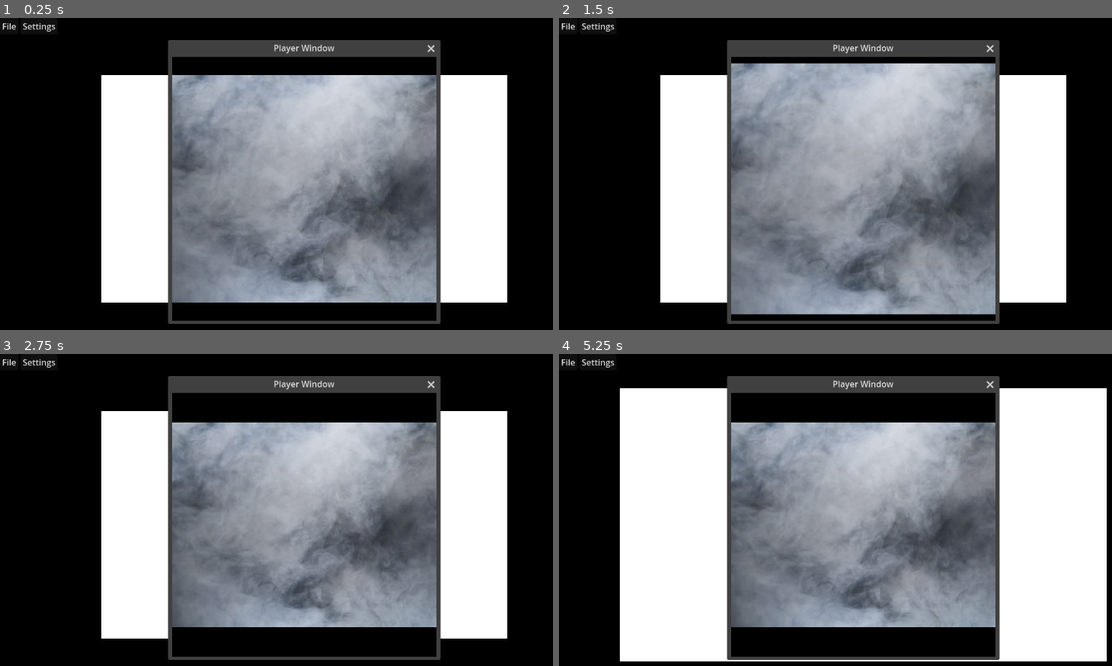
Above: before the commit, frames 1-4 (two rows, left to right).
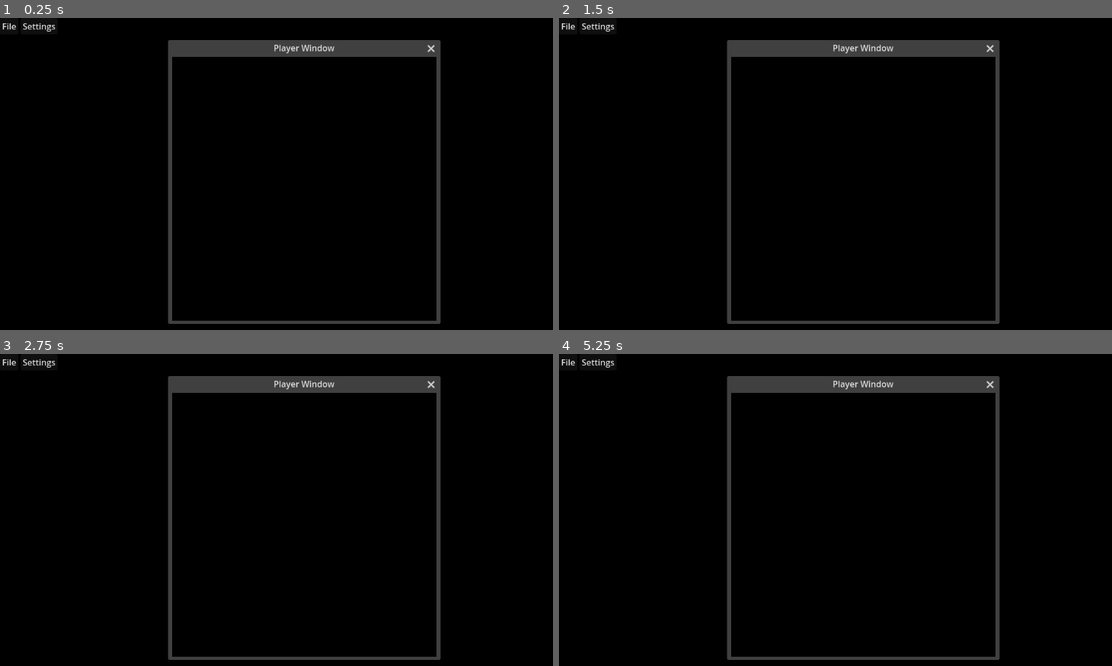
Above: after the commit, the same moments.

Repository: degus-jr/minifog
Game: Godot game, scene res://root.tscn
Two runs of this game, one before a commit and one after it. Both use one fixed random seed, a clock stepped at 60 frames per second and the inputs below.
Inputs (mouse positions are in pixels of both pictures, inside the frame that each line leads up to):
- Up to frame 1 (0.25 s): no input
- Up to frame 2 (1.5 s): tap Enter at 0.5 s; move the mouse to (995, 170) at 0.52 s; hold Shift (mod) 0.53-1.28 s; click (995, 170) at 0.67 s; tap Mouse wheel up (zoom_in) at 0.8, 1.35 s; tap Space at 1.25 s; move the mouse to (741, 205) at 1.27 s; click (741, 205) at 1.42 s
- Up to frame 3 (2.75 s): tap Mouse wheel down (zoom_out) at 1.55 s; tap Enter at 2 s; move the mouse to (364, 450) at 2.02 s; hold Mouse wheel down (zoom_out) from 2.03 s (still down); click (364, 450) at 2.17 s; tap T at 2.3 s
- Up to frame 4 (5.25 s): tap Space at 2.75, 4.25 s; move the mouse to (835, 594) at 2.77 s; release Mouse wheel down (zoom_out) at 2.78 s; tap T at 2.85 s; click (835, 594) at 2.92 s; tap Z at 3.05, 3.6 s; tap Enter at 3.5 s; move the mouse to (1045, 575) at 3.52 s; hold Shift (mod) 3.53-4.28 s; click (1045, 575) at 3.67 s; move the mouse to (680, 472) at 4.27 s; tap Shift (mod) at 4.35 s; click (680, 472) at 4.42 s; tap Mouse wheel up (zoom_in) at 4.55 s; move the mouse to (896, 525) at 5.02 s; hold Mouse wheel up (zoom_in) from 5.03 s (still down); click (896, 525) at 5.17 s

The runs differ from the first frame. In frame 1, 53% of the frame differs, in the area x 18-92%, y 18-92%; in frame 2, 56%; in frame 3, 49%; in frame 4, 66%, in the area x 10-100%, y 10-99%.
Error before the commit: Cannot call method 'blend_rect' on a null value. (res://root.gd:90)
Error after the commit: Cannot call method 'blend_rect' on a null value. (res://root.gd:80)

Commit message:
Add shaders instead of multiplicative png

Diff:
--- /dev/null
+++ b/dm_shader.gdshader
@@ -0,0 +1,11 @@
+shader_type canvas_item;
+
+uniform sampler2D mask_texture : hint_default_white;
+
+void fragment() {
+	vec4 input_color = texture(TEXTURE, UV);
+	vec4 mask = texture(mask_texture, UV);
+
+    input_color.a = 0.5 - mask.r / 2.0;
+	COLOR = input_color;
+}
--- a/fog.gdshader
+++ /dev/null
@@ -1,30 +0,0 @@
-shader_type canvas_item;
-
-uniform sampler2D SCREEN_TEXTURE : hint_screen_texture, filter_linear_mipmap;
-
-uniform sampler2D mask_texture : hint_default_white;
-
-void vertex() {
-	// Called for every vertex the material is visible on.
-}
-
-void fragment() {
-	// Called for every pixel the material is visible on.
-	// vec4 screen_color = texture(SCREEN_TEXTURE, SCREEN_UV);
-	// vec4 input_color = texture(TEXTURE, UV);
-	// vec4 mask = texture(mask_texture, SCREEN_UV);
-
-	vec4 color_a = texture(SCREEN_TEXTURE, FRAGCOORD.xy / SCREEN_PIXEL_SIZE.xy);
-	vec4 color_b = texture(TEXTURE, FRAGCOORD.xy / SCREEN_PIXEL_SIZE.xy);
-	vec4 mask = texture(mask_texture, FRAGCOORD.xy / SCREEN_PIXEL_SIZE.xy);
-
-	vec4 blended_color = mix(color_a, color_b, mask.r);
-
-	COLOR = mask;
-
-}
-
-//void light() {
-	// Called for every pixel for every light affecting the CanvasItem.
-	// Uncomment to replace the default light processing function with this one.
-//}
--- /dev/null
+++ b/player_shader.gdshader
@@ -0,0 +1,11 @@
+shader_type canvas_item;
+
+uniform sampler2D mask_texture : hint_default_white;
+
+void fragment() {
+	vec4 input_color = texture(TEXTURE, UV);
+	vec4 mask = texture(mask_texture, UV);
+
+    input_color.a = 1.0 - mask.r;
+	COLOR = input_color;
+}
--- a/root.gd
+++ b/root.gd
@@ -4,51 +4,43 @@
 @onready var settings_menu: PopupMenu = $GUI/MenuBar/Settings
 @onready var file_dialog: FileDialog = $FileDialog
 @onready var save_dialog: FileDialog = $FileDialog2
-@onready var camera: Camera2D = $Camera2D
+
+@onready var dm_camera: Camera2D = $Camera
+@onready var dm_fog = $DmRoot/Fog
+@onready var dm_root = $DmRoot
+@onready var dm_background = $DmRoot/Background
+
 @onready var player_window: Window = $PlayerWindow
-@onready var dm_fog = $Fog
-@onready var player_fog = $PlayerWindow/Fog
-@onready var background_node = $BackgroundNode
-@onready var background = $BackgroundNode/Background
+@onready var player_camera: Camera2D = $PlayerWindow/Camera
+@onready var player_fog = $PlayerWindow/PlayerRoot/Fog
+@onready var player_root = $PlayerWindow/PlayerRoot
+@onready var player_background = $PlayerWindow/PlayerRoot/Background
 
 const LightTexture = preload('res://Light.png')
 const DarkTexture = preload('res://Dark.png')
-const GrayTexture = preload('res://Gray.png')
 
 
 var hovering_over_gui : bool = false
 var mod_held : bool = false
 var black_circle_bool : bool = false
 
-var undo_list : Array = []
-
-var blend_rect_size : int = 50
-
-
-var fog_scaling : float = 1.0
+var brush_size : int = 50
+
+var fog_scaling : float = 1.3
 
 var map_image : Image
 
 var map_image_height : int
 var map_image_width : int
 
-var dm_fog_image : Image
-var dm_fog_texture : ImageTexture
-
-var player_fog_image : Image
-var player_fog_texture : ImageTexture
+var mask_image : Image
+var mask_texture : ImageTexture
 
 var light_brush : Image
 var dark_brush : Image
-var gray_brush : Image
 
 var m1_pressed: bool = false
 var m2_pressed: bool = false
-var current_line: Line2D = null
-
-
-var WIDTH: int = 10
-var COLOR = Color.BLUE
 
 
 # Called when the node enters the scene tree for the first time.
@@ -70,38 +62,31 @@
 
 
 func update_brushes(value: int = 0) -> void:
-	blend_rect_size = max(5, blend_rect_size + value)
+	brush_size = max(5, brush_size + value)
 
 	light_brush = LightTexture.get_image()
 	dark_brush = DarkTexture.get_image()
-	gray_brush = GrayTexture.get_image()
-
-	var imglist = [light_brush, dark_brush, gray_brush]
-	for i in range(3):
-		imglist[i].resize(blend_rect_size, blend_rect_size)
+
+	var imglist = [light_brush, dark_brush]
+	for i in range(2):
+		imglist[i].resize(brush_size, brush_size)
 		imglist[i].convert(Image.FORMAT_RGBAH)
 
 
 
-func update_fog(pos, erase: bool = false):
-	var offset = Vector2(blend_rect_size / 2, blend_rect_size / 2) - Vector2(map_image_width * fog_scaling * 0.5, map_image_height * fog_scaling * 0.5)
-	var blend_rect = Rect2(Vector2.ZERO, Vector2.ONE * blend_rect_size)
+func update_mask(pos, erase: bool = false):
+	var offset = Vector2.ONE * brush_size / 2
 	if not erase:
-		dm_fog_image.blend_rect(light_brush, blend_rect, pos - offset)
-		dm_fog_texture.update(dm_fog_image)
-
-		player_fog_image.blend_rect(light_brush, blend_rect, pos - offset)
-		player_fog_texture.update(dm_fog_image)
-
-		dm_fog.material.set_shader_parameter('mask_texture', player_fog_texture)
+		mask_image.blend_rect(light_brush, light_brush.get_used_rect(), pos - offset)
+		mask_texture = ImageTexture.create_from_image(mask_image)
+		dm_fog.material.set_shader_parameter('mask_texture', mask_texture)
+		player_fog.material.set_shader_parameter('mask_texture', mask_texture)
 
 	if erase:
-		dm_fog_image.blend_rect(gray_brush, blend_rect, pos - offset)
-		dm_fog_texture.update(dm_fog_image)
-
-		player_fog_image.blend_rect(dark_brush, blend_rect, pos - offset)
-		player_fog_texture.update(player_fog_image)
-
+		mask_image.blend_rect(dark_brush, dark_brush.get_used_rect(), pos - offset)
+		mask_texture = ImageTexture.create_from_image(mask_image)
+		dm_fog.material.set_shader_parameter('mask_texture', mask_texture)
+		player_fog.material.set_shader_parameter('mask_texture', mask_texture)
 
 func _process(_delta):
 	if Input.is_action_pressed("quit"):
@@ -116,12 +101,8 @@
 			black_circle_bool = not black_circle_bool
 			settings_menu.set_item_checked(0, black_circle_bool)
 
-	if event is InputEventKey:
-		if event.pressed and event.keycode == KEY_Z:
-			for i in range(len(undo_list)):
-				update_fog(undo_list[i][0], not undo_list[i][1])
-			# undo_list.pop_back()
-			print(undo_list)
+		if event.pressed and event.keycode == KEY_T:
+			update_fog_texture(Color.BLACK)
 
 	if event.is_action_pressed('mod'):
 		mod_held = true
@@ -143,23 +124,19 @@
 			m1_pressed = event.pressed
 
 			if m1_pressed:
-				# undo_list.append([get_global_mouse_position(), false])
-				update_fog(get_global_mouse_position())
+				update_mask(get_global_mouse_position())
 
 		if event.button_index == MOUSE_BUTTON_RIGHT:
 			m2_pressed = event.pressed
 
 			if m2_pressed:
-				# undo_list.append([get_global_mouse_position(), true])
-				update_fog(get_global_mouse_position(), true)
+				update_mask(get_global_mouse_position(), true)
 
 	elif event is InputEventMouseMotion:
 		if m1_pressed:
-			# undo_list.append([get_global_mouse_position(), false])
-			update_fog(get_global_mouse_position())
+			update_mask(get_global_mouse_position())
 		elif m2_pressed:
-			# undo_list.append([get_global_mouse_position(), true])
-			update_fog(get_global_mouse_position(), true)
+			update_mask(get_global_mouse_position(), true)
 
 func _draw() -> void:
 	var circle_color : Color
@@ -168,8 +145,62 @@
 	else:
 		circle_color = Color.WHITE
 
-	# draw_arc(get_global_mouse_position(), blend_rect_size * 0.5, 0.0, 2 * 3.141592, 100, circle_color, 1)
-	draw_circle(get_global_mouse_position(), blend_rect_size * 0.5, circle_color, false, 1)
+	draw_arc(get_global_mouse_position(), brush_size * 0.5, 0.0, 2 * 3.141592, 100, circle_color, 1)
+	draw_circle(get_global_mouse_position(), brush_size * 0.5, circle_color, false, 1)
+
+func update_fog_texture(color : Color):
+	var fog_image = Image.create(map_image_width * fog_scaling, map_image_height * fog_scaling, false, Image.FORMAT_RGBAH)
+	mask_image.fill(color)
+	var fog_image_texture = ImageTexture.create_from_image(fog_image)
+	player_fog.texture = fog_image_texture
+	dm_fog.texture = fog_image_texture
+
+
+
+func load_map(path: String) -> void:
+	if path.ends_with(".map"):
+		var reader = ZIPReader.new()
+		reader.open(path)
+		mask_image = Image.new()
+		mask_image.load_png_from_buffer(reader.read_file("mask.png"))
+		mask_image.convert(Image.FORMAT_RGBAH)
+
+		map_image = Image.new()
+		map_image.load_png_from_buffer(reader.read_file("map.png"))
+		map_image.convert(Image.FORMAT_RGBAH)
+
+		map_image_width = map_image.get_size()[0]
+		map_image_height = map_image.get_size()[1]
+
+		reader.close()
+
+	else:
+		map_image = Image.new()
+		map_image.load(path)
+		map_image.convert(Image.FORMAT_RGBAH)
+
+		map_image_width = map_image.get_size()[0]
+		map_image_height = map_image.get_size()[1]
+
+
+		mask_image = Image.create(map_image_width * fog_scaling, map_image_height * fog_scaling, false, Image.FORMAT_RGBAH)
+		mask_image.fill(Color(0, 0, 0, 1))
+
+	mask_texture = ImageTexture.create_from_image(mask_image)
+	dm_fog.size = Vector2(map_image.get_size())
+	player_fog.size = Vector2(map_image.get_size())
+
+	dm_fog.material.set_shader_parameter('mask_texture', mask_texture)
+	player_fog.material.set_shader_parameter('mask_texture', mask_texture)
+
+	dm_camera.position = Vector2(map_image_width * 0.5, map_image_height * 0.5)
+
+	player_camera.position = Vector2(map_image_width * 0.5, map_image_height * 0.5)
+
+	var image_texture = ImageTexture.new()
+	image_texture.set_image(map_image)
+	dm_background.texture = image_texture
+	player_background.texture = image_texture
 
 func _on_file_id_pressed(id: int) -> void:
 	if id == 0:
@@ -189,70 +220,11 @@
 func _on_file_dialog_file_selected(path: String) -> void:
 	load_map(path)
 
-
-func load_map(path: String) -> void:
-	if path.ends_with(".map"):
-		var reader = ZIPReader.new()
-		reader.open(path)
-		dm_fog_image = Image.new()
-		dm_fog_image.load_png_from_buffer(reader.read_file("dm_fog.png"))
-		dm_fog_image.convert(Image.FORMAT_RGBAH)
-
-		player_fog_image = Image.new()
-		player_fog_image.load_png_from_buffer(reader.read_file("player_fog.png"))
-		player_fog_image.convert(Image.FORMAT_RGBAH)
-
-		map_image = Image.new()
-		map_image.load_png_from_buffer(reader.read_file("map.png"))
-		map_image.convert(Image.FORMAT_RGBAH)
-
-		map_image_width = map_image.get_size()[0]
-		map_image_height = map_image.get_size()[1]
-
-		reader.close()
-
-	else:
-		map_image = Image.new()
-		map_image.load(path)
-		map_image.convert(Image.FORMAT_RGBAH)
-
-		map_image_width = map_image.get_size()[0]
-		map_image_height = map_image.get_size()[1]
-
-
-		# dm_fog_image = Image.new()
-		dm_fog_image = Image.create(map_image_width * fog_scaling, map_image_height * fog_scaling, false, Image.FORMAT_RGBAH)
-		dm_fog_image.fill(Color.RED)
-		dm_fog_image.resize(map_image_width, map_image_height)
-
-
-		player_fog_image = Image.create(map_image_width * fog_scaling, map_image_height * fog_scaling, false, Image.FORMAT_RGBAH)
-		player_fog_image.fill(Color(0, 0, 0, 1))
-
-	dm_fog_texture = ImageTexture.create_from_image(dm_fog_image)
-	dm_fog.scale = Vector2.ONE * 2
-
-	player_fog_texture = ImageTexture.create_from_image(player_fog_image)
-	player_fog.texture = player_fog_texture
-	dm_fog.material.set_shader_parameter('mask_texture', dm_fog_texture)
-
-
-	var image_texture = ImageTexture.new()
-	image_texture.set_image(map_image)
-
-	background.texture = image_texture
-	background_node.position = -Vector2(map_image_width * fog_scaling * 0.5, map_image_height * fog_scaling * 0.5)
-
-	player_window.add_child(background_node.duplicate())
-
-
 func _on_file_dialog_2_file_selected(path:String) -> void:
 	var writer = ZIPPacker.new()
 	writer.open(path)
-	writer.start_file("dm_fog.png")
-	writer.write_file(dm_fog_image.save_png_to_buffer())
-	writer.start_file("player_fog.png")
-	writer.write_file(player_fog_image.save_png_to_buffer())
+	writer.start_file("mask.png")
+	writer.write_file(mask_image.save_png_to_buffer())
 	writer.start_file("map.png")
 	writer.write_file(map_image.save_png_to_buffer())
 	writer.close_file()
--- a/root.tscn
+++ b/root.tscn
@@ -1,15 +1,17 @@
-[gd_scene load_steps=7 format=3 uid="uid://ct4l808ib7i8p"]
+[gd_scene load_steps=8 format=3 uid="uid://ct4l808ib7i8p"]
 
 [ext_resource type="Script" path="res://root.gd" id="1_pfv6b"]
 [ext_resource type="Script" path="res://PannedCamera.gd" id="2_jkg75"]
 [ext_resource type="Texture2D" uid="uid://4swwiwt0bldi" path="res://fog.jpg" id="3_hjclt"]
-[ext_resource type="Shader" path="res://fog.gdshader" id="3_tevjh"]
+[ext_resource type="Shader" path="res://dm_shader.gdshader" id="3_kcijt"]
+[ext_resource type="Shader" path="res://player_shader.gdshader" id="3_ytxac"]
 
-[sub_resource type="CanvasItemMaterial" id="CanvasItemMaterial_w8ox7"]
-blend_mode = 4
+[sub_resource type="ShaderMaterial" id="ShaderMaterial_xsao3"]
+resource_local_to_scene = true
+shader = ExtResource("3_kcijt")
 
-[sub_resource type="ShaderMaterial" id="ShaderMaterial_0vtfc"]
-shader = ExtResource("3_tevjh")
+[sub_resource type="ShaderMaterial" id="ShaderMaterial_lrpuh"]
+shader = ExtResource("3_ytxac")
 
 [node name="Root" type="Control"]
 z_index = 3
@@ -17,7 +19,7 @@
 anchors_preset = 0
 script = ExtResource("1_pfv6b")
 
-[node name="Camera2D" type="Camera2D" parent="."]
+[node name="Camera" type="Camera2D" parent="."]
 script = ExtResource("2_jkg75")
 
 [node name="FileDialog" type="FileDialog" parent="."]
@@ -53,35 +55,48 @@
 item_0/text = "Flip circle colour"
 item_0/checkable = 1
 
-[node name="BackgroundNode" type="Node2D" parent="."]
+[node name="DmRoot" type="Node2D" parent="."]
 
-[node name="Background" type="TextureRect" parent="BackgroundNode"]
+[node name="Background" type="TextureRect" parent="DmRoot"]
 z_index = -1
 offset_right = 40.0
 offset_bottom = 40.0
+
+[node name="Fog" type="TextureRect" parent="DmRoot"]
+material = SubResource("ShaderMaterial_xsao3")
+offset_right = 70.0
+offset_bottom = 70.0
+texture = ExtResource("3_hjclt")
+metadata/_edit_use_anchors_ = true
 
 [node name="PlayerWindow" type="Window" parent="."]
 title = "Player Window"
 initial_position = 2
 size = Vector2i(500, 500)
 
-[node name="Camera2D2" type="Camera2D" parent="PlayerWindow"]
+[node name="Camera" type="Camera2D" parent="PlayerWindow"]
 script = ExtResource("2_jkg75")
 
 [node name="PlayerRoot" type="Node2D" parent="PlayerWindow"]
 
-[node name="Fog" type="Sprite2D" parent="PlayerWindow"]
-material = SubResource("CanvasItemMaterial_w8ox7")
+[node name="Background" type="TextureRect" parent="PlayerWindow/PlayerRoot"]
+z_index = -1
+offset_right = 40.0
+offset_bottom = 40.0
+
+[node name="Fog" type="TextureRect" parent="PlayerWindow/PlayerRoot"]
+material = SubResource("ShaderMaterial_lrpuh")
+offset_right = 256.0
+offset_bottom = 256.0
 texture = ExtResource("3_hjclt")
-
-[node name="Fog" type="Sprite2D" parent="."]
-material = SubResource("ShaderMaterial_0vtfc")
-texture = ExtResource("3_hjclt")
+metadata/_edit_use_anchors_ = true
 
 [node name="FileDialog2" type="FileDialog" parent="."]
 dialog_hide_on_ok = true
 access = 2
 use_native_dialog = true
+
+[node name="FogNode" type="Node2D" parent="."]
 
 [connection signal="file_selected" from="FileDialog" to="." method="_on_file_dialog_file_selected"]
 [connection signal="mouse_entered" from="GUI/MenuBar" to="." method="_on_menu_bar_mouse_entered"]
Binary file changed: fog.jpg
